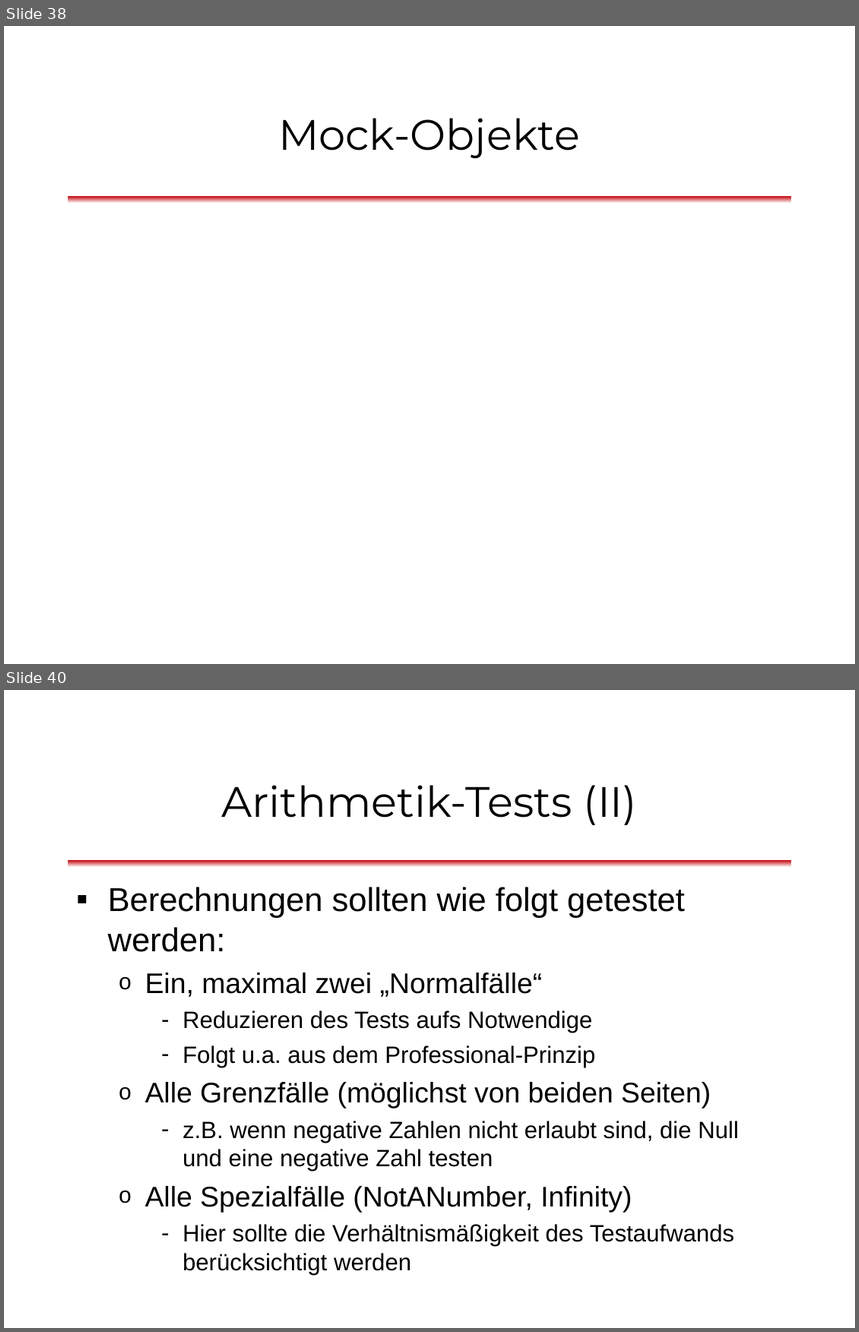
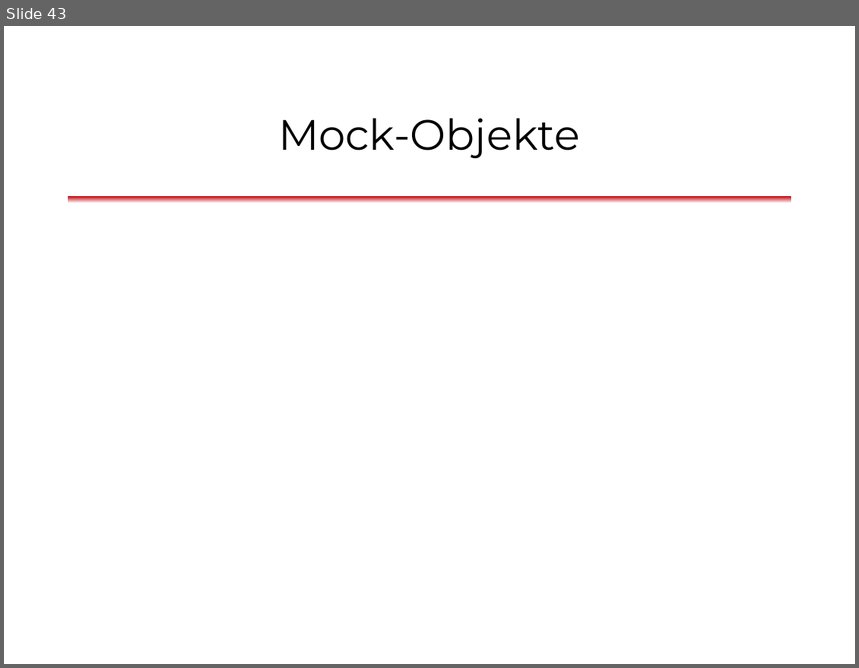
Before and after one commit to dlindner/vorlesung-se2-dhbw, a slide deck: added_2013/Unit Tests mit JUnit (2013).odp. Shown one above the other, each under a label of ours: slides 38 and 40 before the commit, slide 43 after it; the slides between them are not shown. The pictures are 859x1332 and 859x668 pixels, drawn with LibreOffice and Linux fonts; fonts in the diff are those of the drawing; background and template pictures are left out. Boxes give left, top, right and bottom in pixels: in the first picture for what was removed or moved away, otherwise in the second. Text is boxed around its words. In the diff, an @@ line names an element or a change of style, - is before the commit and + after.

```diff
--- a/added_2013/Unit Tests mit JUnit (2013).odp
+++ b/added_2013/Unit Tests mit JUnit (2013).odp
@@ slide 40 removed at bbox=[4, 690, 855, 1328], background #FFFFFF; not listed: 1 template element that a slide beside it also shows @@
@@ title removed at bbox=[222, 785, 638, 825] @@
-Arithmetik-Tests (II)
@@ text removed at bbox=[108, 887, 739, 1275] @@
-▪ Berechnungen sollten wie folgt getestet werden:
-  o Ein, maximal zwei „Normalfälle“
-    – Reduzieren des Tests aufs Notwendige
-    – Folgt u.a. aus dem Professional-Prinzip
-  o Alle Grenzfälle (möglichst von beiden Seiten)
-    – z.B. wenn negative Zahlen nicht erlaubt sind, die Null und eine negative Zahl testen
-  o Alle Spezialfälle (NotANumber, Infinity)
-    – Hier sollte die Verhältnismäßigkeit des Testaufwands berücksichtigt werden
@@ what was slide 38 is now slide 43 @@
```
Also in this commit, not shown: 5 slides changed, 8 slides added, 9 other slides removed.
